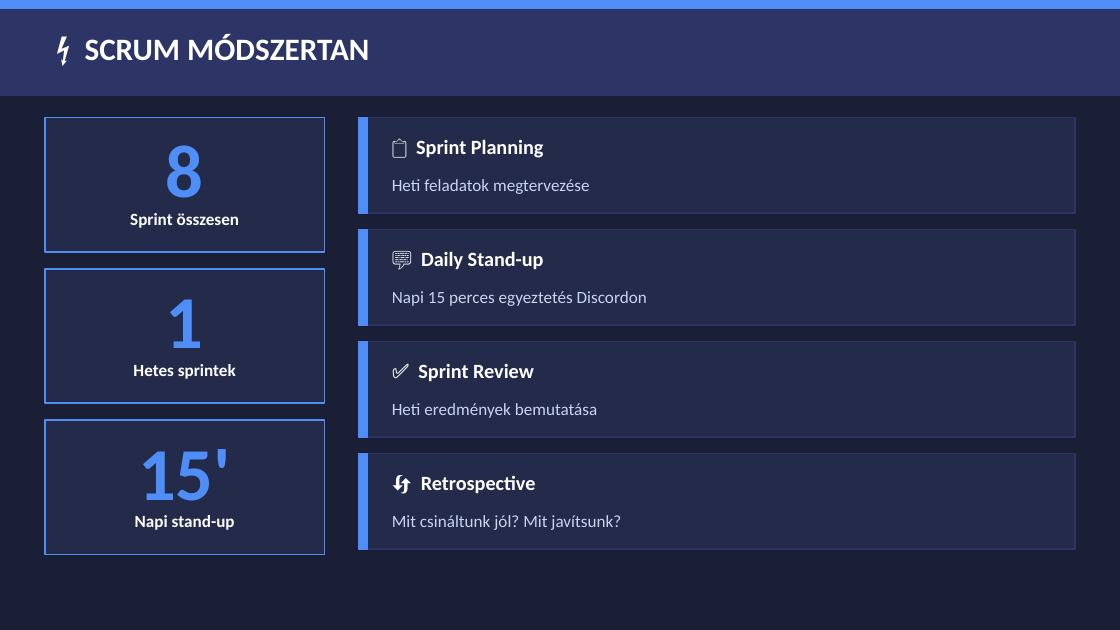
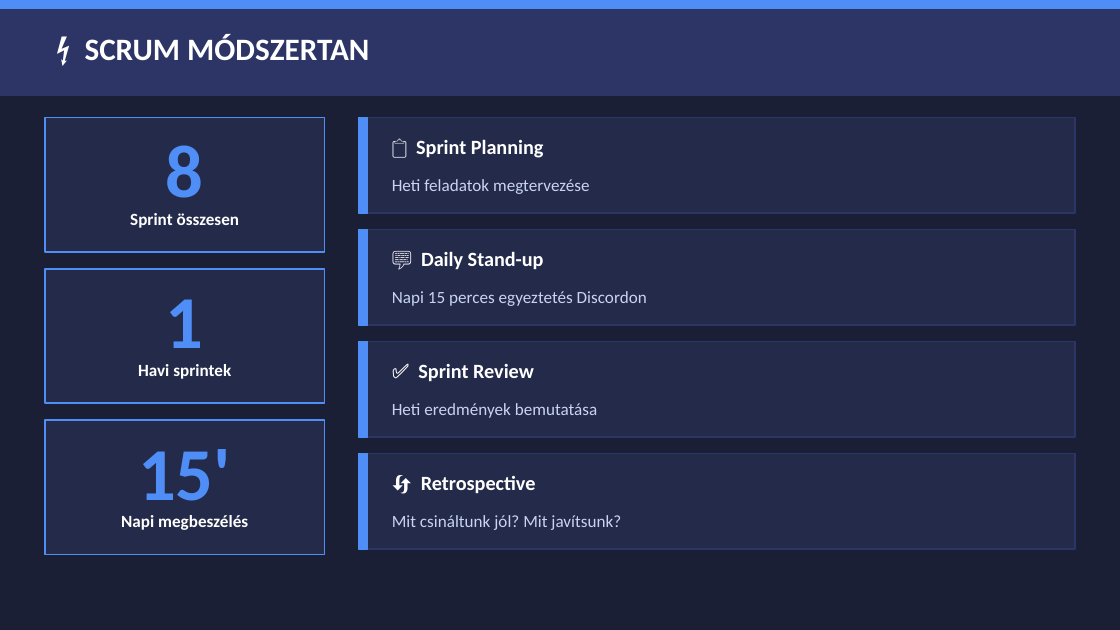
Before and after one commit to nagydrandom-debug/Projekt, a slide deck: slide 12 of Bithalo magyar ppt.pptx (slide 7 before the commit). Drawn at 1120x630 pixels with LibreOffice and Linux fonts; fonts in the diff are those of the drawing. Boxes give left, top, right and bottom in pixels: in the first picture for what was removed or moved away, otherwise in the second. Text is boxed around its words. In the diff, an @@ line names an element or a change of style, - is before the commit and + after.

```diff
--- a/Bithalo magyar ppt.pptx
+++ b/Bithalo magyar ppt.pptx
@@ text at (138,364,231,379): text changed @@
-Hetes sprintek
+Havi sprintek
@@ text at (121,515,248,530): text changed @@
-Napi stand-up
+Napi megbeszélés
```
Also in this commit, not shown: 6 other slides changed, 3 slides added, 1 slide removed, 7 other files.
